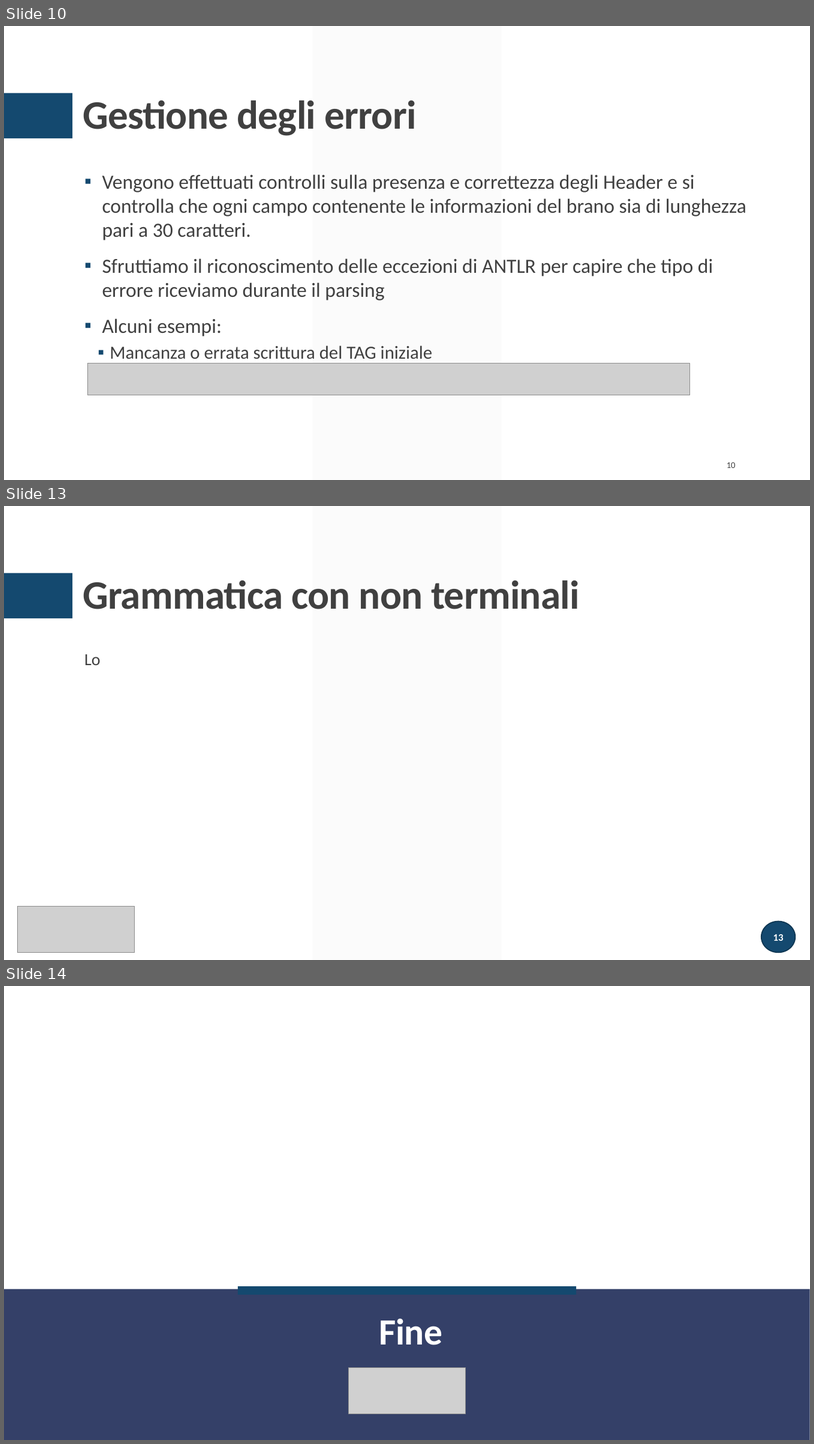
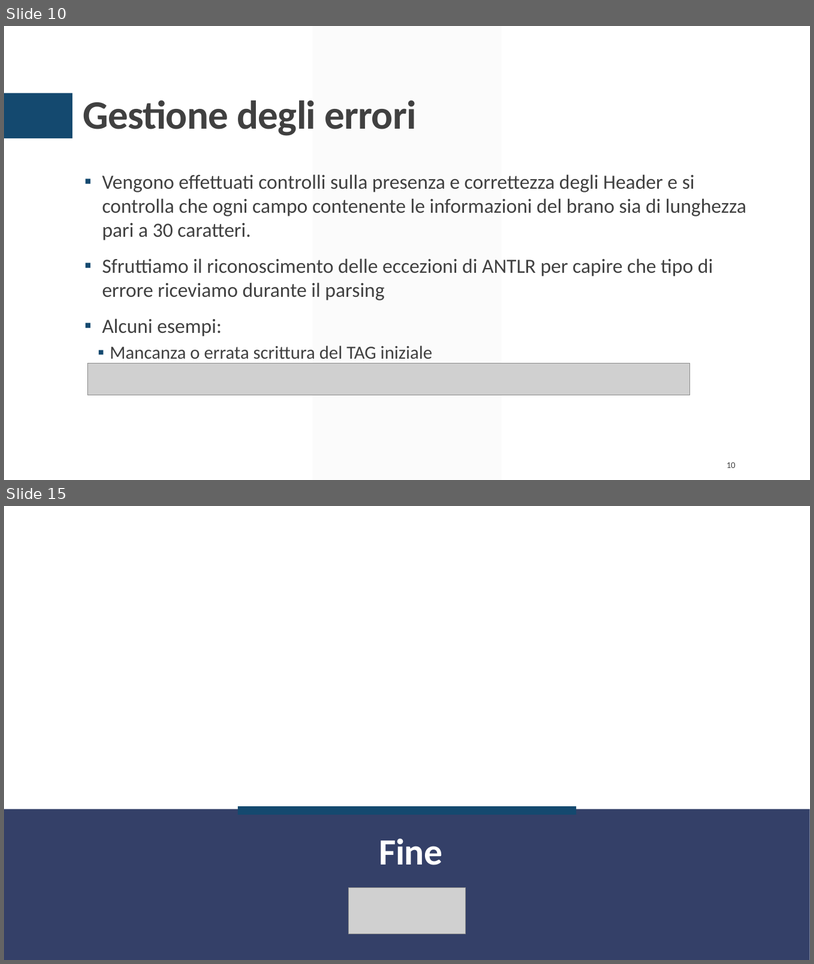
Before and after one commit to atusghen/SimpleID3, a slide deck: presentazione.pptx. Shown one above the other, each under a label of ours: slides 10, 13 and 14 before the commit, slides 10 and 15 after it; the slides between them are not shown. The pictures are 814x1444 and 814x964 pixels, drawn with LibreOffice and Linux fonts; fonts in the diff are those of the drawing; grey boxes stand for pictures. Boxes give left, top, right and bottom in pixels: in the first picture for what was removed or moved away, otherwise in the second. Text is boxed around its words. In the diff, an @@ line names an element or a change of style, - is before the commit and + after.

```diff
--- a/presentazione.pptx
+++ b/presentazione.pptx
@@ slide 13 removed at (4,506,810,960), background #FFFFFF; not listed: 2 template elements that a slide beside it also shows @@
@@ title removed at (83,580,580,609) @@
-Grammatica con non terminali
@@ text removed at (84,654,101,665) @@
-Lo
@@ picture removed at (18,906,135,952) @@
@@ page number removed at (762,921,796,952) @@
-13
@@ what was slide 14 is now slide 15 @@
```
Also in this commit, not shown: 3 slides changed, 2 slides added, 2 other files.
